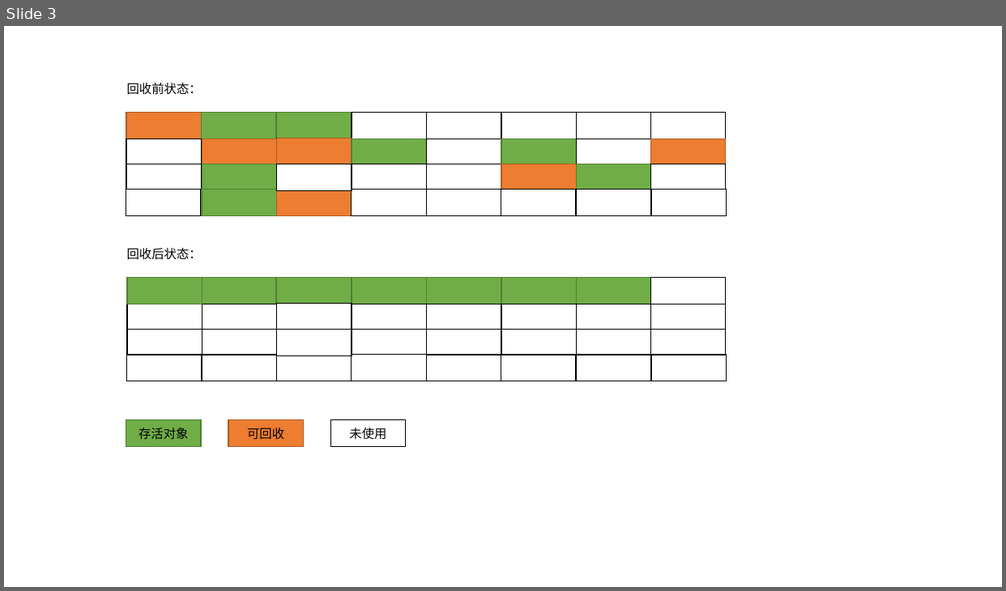
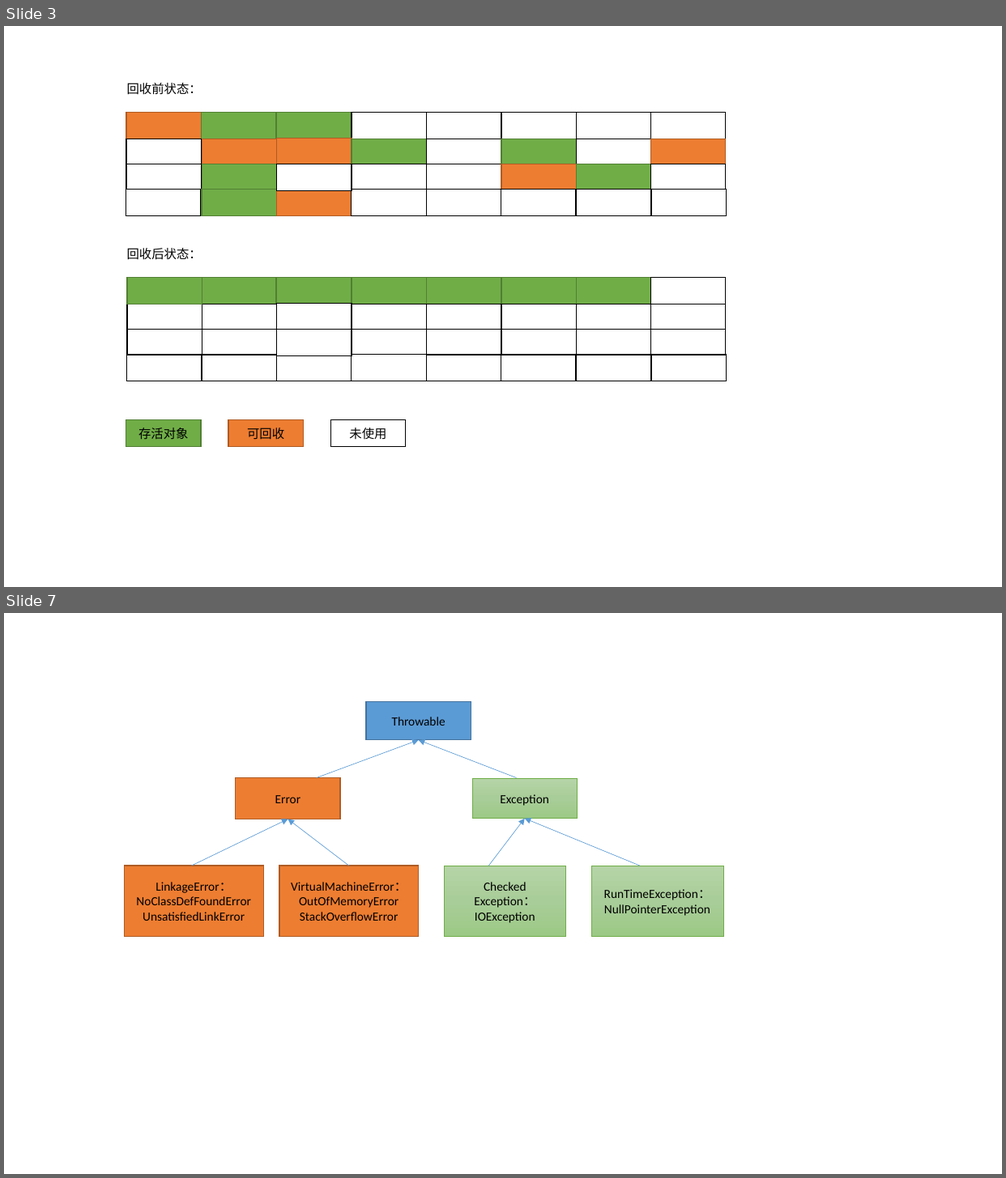
Before and after one commit to zywudev/blog-source, a slide deck: 绘图/图.pptx. Shown one above the other, each under a label of ours: slide 3 before the commit, slides 3 and 7 after it; the slides between them are not shown. The pictures are 1006x591 and 1006x1178 pixels, drawn with LibreOffice and Linux fonts; fonts in the diff are those of the drawing. Boxes give left, top, right and bottom in pixels: in the first picture for what was removed or moved away, otherwise in the second. Text is boxed around its words. In the diff, an @@ line names an element or a change of style, - is before the commit and + after.

```diff
--- a/绘图/图.pptx
+++ b/绘图/图.pptx
@@ slide 7 added at (4,613,1002,1174), background #FFFFFF @@
@@ rectangle added at (366,701,471,740), fill #5B9BD5, outline #43739E 1 pt, 12 pt, text #000000 @@
+Throwable
@@ arrow added from (316, 777) to (419, 740), #5B9BD5 0.5 pt @@
@@ arrow added from (516, 777) to (419, 740), #5B9BD5 0.5 pt @@
@@ rectangle added at (236,777,340,819), fill #ED7D31, outline #AF5C24 1 pt, 12 pt, text #000000 @@
+Error
@@ rectangle added at (473,778,577,819), fill gradient #B5D5A7 to #AACE9A to #9CC987, outline #70AD47 0.5 pt, 12 pt, text #000000 @@
+Exception
@@ arrow added from (191, 866) to (288, 819), #5B9BD5 0.5 pt @@
@@ arrow added from (349, 866) to (288, 819), #5B9BD5 0.5 pt @@
@@ arrow added from (489, 866) to (525, 819), #5B9BD5 0.5 pt @@
@@ arrow added from (641, 866) to (525, 819), #5B9BD5 0.5 pt @@
@@ rectangle added at (125,866,264,936), fill #ED7D31, outline #AF5C24 1 pt, 12 pt, text #000000 @@
+LinkageError：
+NoClassDefFoundError
+UnsatisfiedLinkError
@@ rectangle added at (279,866,419,936), fill #ED7D31, outline #AF5C24 1 pt, 12 pt, text #000000 @@
+VirtualMachineError：
+OutOfMemoryError
+StackOverflowError
@@ rectangle added at (444,866,565,936), fill gradient #B5D5A7 to #AACE9A to #9CC987, outline #70AD47 0.5 pt, 12 pt, text #000000 @@
+Checked Exception：
+IOException
@@ rectangle added at (592,866,724,936), fill gradient #B5D5A7 to #AACE9A to #9CC987, outline #70AD47 0.5 pt, 12 pt, text #000000 @@
+RunTimeException：
+NullPointerException
```
Also in this commit, not shown: 6 other slides added, 5 other files.
